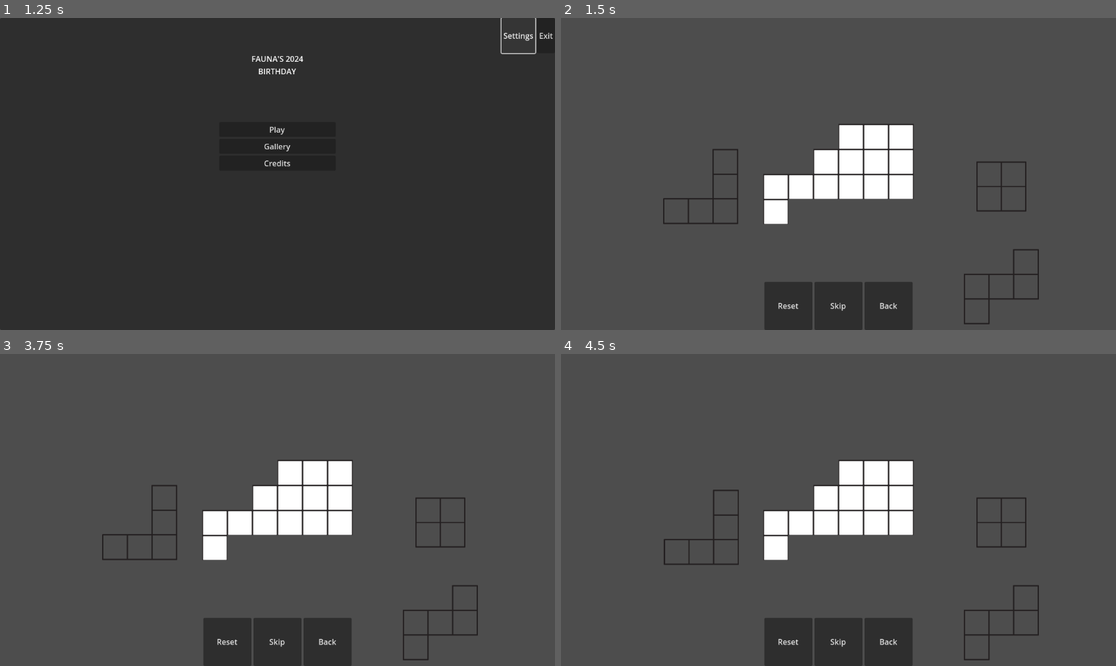
Above: before the commit, frames 1-4 (two rows, left to right).
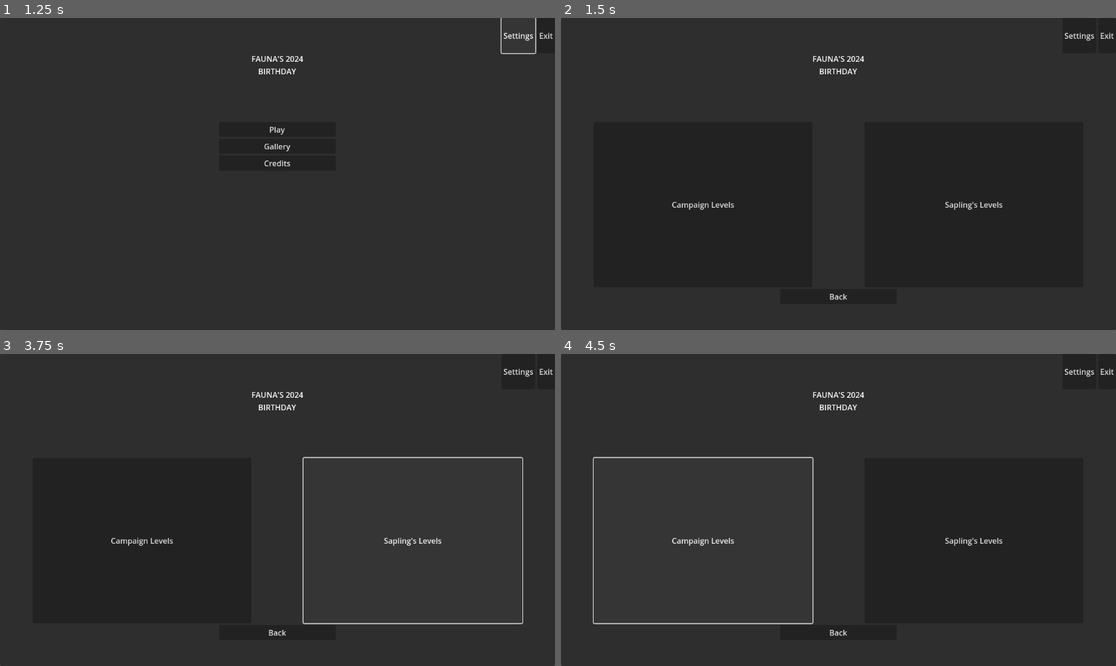
Above: after the commit, the same moments.

Repository: Saplings-Projects/Birthday-2024
Game: Godot game, scene res://MainScenes/main_menu.tscn
Two runs of this game, one before a commit and one after it. Both use one fixed random seed, a clock stepped at 60 frames per second and the inputs below.
Inputs (mouse positions are in pixels of both pictures, inside the frame that each line leads up to):
- Up to frame 1 (1.25 s): click "Settings" at 0.5 s
- Up to frame 2 (1.5 s): click "Play" at 1.25 s
- Up to frame 3 (3.75 s): click "Back" at 2 s; click "Play" at 2.75 s; click (410, 541) at 3.5 s, where only the run after the commit has a clickable "Sapling's Levels"
- Up to frame 4 (4.5 s): click (705, 541) at 4.25 s, where only the run after the commit has a clickable "Campaign Levels"

Frame 1 is identical in both runs. In frame 2, 95% of the frame differs, in the area x 0-100%, y 0-100%; in frame 3, 77%; in frame 4, 76%.

Commit message:
added campaign selection screen and connected it to main menu

Diff:
--- /dev/null
+++ b/Birthday-2024-Project/ScenePrefabs/CampaignSelectMenu.tscn
@@ -0,0 +1,109 @@
+[gd_scene load_steps=2 format=3 uid="uid://4kktp1gwthbt"]
+
+[ext_resource type="Script" path="res://Scripts/UI/LevelSelectMenus/CampaignSelectMenu.gd" id="1_6dpno"]
+
+[node name="CampaignSelectMenu" type="Control"]
+layout_mode = 3
+anchors_preset = 15
+anchor_right = 1.0
+anchor_bottom = 1.0
+grow_horizontal = 2
+grow_vertical = 2
+script = ExtResource("1_6dpno")
+
+[node name="Panel" type="Panel" parent="."]
+layout_mode = 1
+anchors_preset = 15
+anchor_right = 1.0
+anchor_bottom = 1.0
+grow_horizontal = 2
+grow_vertical = 2
+
+[node name="Title" type="Label" parent="Panel"]
+layout_mode = 1
+anchors_preset = 14
+anchor_top = 0.5
+anchor_right = 1.0
+anchor_bottom = 0.5
+offset_top = -251.0
+offset_bottom = -108.0
+grow_horizontal = 2
+grow_vertical = 2
+size_flags_horizontal = 4
+text = "FAUNA'S 2024
+BIRTHDAY"
+horizontal_alignment = 1
+
+[node name="Utility Buttons" type="HBoxContainer" parent="Panel"]
+layout_mode = 1
+anchors_preset = 10
+anchor_right = 1.0
+offset_bottom = 73.0
+grow_horizontal = 2
+alignment = 2
+
+[node name="Settings Button" type="Button" parent="Panel/Utility Buttons"]
+layout_mode = 2
+text = "Settings"
+
+[node name="Exit Button" type="Button" parent="Panel/Utility Buttons"]
+layout_mode = 2
+text = "Exit"
+
+[node name="All Buttons" type="VBoxContainer" parent="Panel"]
+layout_mode = 1
+anchors_preset = 7
+anchor_left = 0.5
+anchor_top = 1.0
+anchor_right = 0.5
+anchor_bottom = 1.0
+offset_left = -504.0
+offset_top = -432.0
+offset_right = 504.0
+grow_horizontal = 2
+grow_vertical = 0
+
+[node name="Campaign Select ButtonsContainer" type="HBoxContainer" parent="Panel/All Buttons"]
+layout_mode = 2
+size_flags_vertical = 3
+
+[node name="Campaign Levels" type="Button" parent="Panel/All Buttons/Campaign Select ButtonsContainer"]
+layout_mode = 2
+size_flags_horizontal = 3
+text = "Campaign Levels"
+
+[node name="Separator" type="MarginContainer" parent="Panel/All Buttons/Campaign Select ButtonsContainer"]
+custom_minimum_size = Vector2(100, 0)
+layout_mode = 2
+
+[node name="Sapling\'s Levels" type="Button" parent="Panel/All Buttons/Campaign Select ButtonsContainer"]
+layout_mode = 2
+size_flags_horizontal = 3
+text = "Sapling's Levels"
+
+[node name="Back Button Container" type="HBoxContainer" parent="Panel/All Buttons"]
+custom_minimum_size = Vector2(0, 31)
+layout_mode = 2
+
+[node name="LeftMargin" type="MarginContainer" parent="Panel/All Buttons/Back Button Container"]
+custom_minimum_size = Vector2(383, 0)
+layout_mode = 2
+
+[node name="Back Button" type="Button" parent="Panel/All Buttons/Back Button Container"]
+custom_minimum_size = Vector2(242, 0)
+layout_mode = 2
+text = "Back"
+
+[node name="Right Margin" type="MarginContainer" parent="Panel/All Buttons/Back Button Container"]
+custom_minimum_size = Vector2(383, 0)
+layout_mode = 2
+
+[node name="Bottom Margin" type="MarginContainer" parent="Panel/All Buttons"]
+custom_minimum_size = Vector2(0, 50)
+layout_mode = 2
+
+[connection signal="button_up" from="Panel/Utility Buttons/Settings Button" to="." method="on_settings_clicked"]
+[connection signal="button_up" from="Panel/Utility Buttons/Exit Button" to="." method="on_exit_clicked"]
+[connection signal="button_up" from="Panel/All Buttons/Campaign Select ButtonsContainer/Campaign Levels" to="." method="_on_campaign_levels_clicked"]
+[connection signal="button_up" from="Panel/All Buttons/Campaign Select ButtonsContainer/Sapling's Levels" to="." method="_on_saplings_levels_clicked"]
+[connection signal="button_up" from="Panel/All Buttons/Back Button Container/Back Button" to="." method="on_back_clicked"]
--- a/Birthday-2024-Project/ScenePrefabs/MainMenuUiManager.tscn
+++ b/Birthday-2024-Project/ScenePrefabs/MainMenuUiManager.tscn
@@ -1,12 +1,14 @@
-[gd_scene load_steps=4 format=3 uid="uid://gfva2owqvlhw"]
+[gd_scene load_steps=5 format=3 uid="uid://gfva2owqvlhw"]
 
 [ext_resource type="Script" path="res://Scripts/UI/MainMenu/MainMenuUiManager.gd" id="1_lofx7"]
 [ext_resource type="Script" path="res://Scripts/UI/MainMenu/MainMenuStartScreen.gd" id="2_n7aum"]
+[ext_resource type="PackedScene" uid="uid://4kktp1gwthbt" path="res://ScenePrefabs/CampaignSelectMenu.tscn" id="3_qksbd"]
 [ext_resource type="Script" path="res://Scripts/UI/MainMenu/States/MainMenuUiStartState.gd" id="3_vnjds"]
 
-[node name="MainMenuUiManager" type="CanvasLayer" node_paths=PackedStringArray("start_screen", "start_state")]
+[node name="MainMenuUiManager" type="CanvasLayer" node_paths=PackedStringArray("start_screen", "campaign_select", "start_state")]
 script = ExtResource("1_lofx7")
 start_screen = NodePath("StartScreen")
+campaign_select = NodePath("CampaignSelectMenu")
 start_state = NodePath("States/MainMenuUiStartState")
 
 [node name="StartScreen" type="Control" parent="." node_paths=PackedStringArray("credits_button", "exit_button", "gallery_button", "play_button", "settings_button")]
@@ -87,6 +89,9 @@
 layout_mode = 2
 text = "Exit"
 
+[node name="CampaignSelectMenu" parent="." instance=ExtResource("3_qksbd")]
+visible = false
+
 [node name="States" type="Control" parent="."]
 layout_mode = 3
 anchors_preset = 0
@@ -98,3 +103,9 @@
 offset_right = 40.0
 offset_bottom = 40.0
 script = ExtResource("3_vnjds")
+
+[connection signal="back_main_menu" from="CampaignSelectMenu" to="States/MainMenuUiStartState" method="_on_back_to_main_menu_clicked"]
+[connection signal="exit_game" from="CampaignSelectMenu" to="States/MainMenuUiStartState" method="_on_exit_clicked"]
+[connection signal="open_campaign_levels" from="CampaignSelectMenu" to="States/MainMenuUiStartState" method="_on_campaign_levels_clicked"]
+[connection signal="open_saplings_levels" from="CampaignSelectMenu" to="States/MainMenuUiStartState" method="_on_saplings_levels_clicked"]
+[connection signal="open_settings_window" from="CampaignSelectMenu" to="States/MainMenuUiStartState" method="_on_settings_clicked"]
--- /dev/null
+++ b/Birthday-2024-Project/Scripts/UI/LevelSelectMenus/CampaignSelectMenu.gd
@@ -0,0 +1,29 @@
+class_name CampaignSelectMenu
+extends Control
+
+
+signal back_main_menu
+signal exit_game
+signal open_settings_window
+signal open_campaign_levels
+signal open_saplings_levels
+
+
+func on_back_clicked():
+	back_main_menu.emit()
+
+
+func on_exit_clicked():
+	exit_game.emit()
+
+
+func on_settings_clicked():
+	open_settings_window.emit()
+
+
+func _on_campaign_levels_clicked():
+	open_campaign_levels.emit()
+
+
+func _on_saplings_levels_clicked():
+	open_saplings_levels.emit()
--- a/Birthday-2024-Project/Scripts/UI/MainMenu/MainMenuUiManager.gd
+++ b/Birthday-2024-Project/Scripts/UI/MainMenu/MainMenuUiManager.gd
@@ -6,6 +6,7 @@
 
 @export_group("Screens")
 @export var start_screen: MainMenuStartScreen
+@export var campaign_select: CampaignSelectMenu
 
 @export_group("States")
 @export var start_state: MainMenuUiStartState
@@ -29,8 +30,15 @@
 	start_screen.show()
 
 
+func show_campaign_select():
+	_disable_all_screans()
+	campaign_select.show()
+
+
 func _disable_all_screans():
 	start_screen.hide()
+	campaign_select.hide()
+
 
 
 func _switch_state(state: MainMenuUiState):
--- a/Birthday-2024-Project/Scripts/UI/MainMenu/States/MainMenuUiStartState.gd
+++ b/Birthday-2024-Project/Scripts/UI/MainMenu/States/MainMenuUiStartState.gd
@@ -18,12 +18,25 @@
 
 
 func _on_play_clicked():
-	_state.play()
+	_ui_manager.show_campaign_select()
+	#_state.play()
 
 
 func _on_settings_clicked():
 	# TODO: Pull up a settings screen.
 	print("_on_settings_clicked is not implemented in MainMenuUiStartState")
+
+
+func _on_campaign_levels_clicked():
+	print("_on_campaign_levels_clicked is not implemented in MainMenuUiStartState")
+
+
+func _on_saplings_levels_clicked():
+	print("_on_saplings_levels_clicked is not implemented in MainMenuUiStartState")
+
+
+func _on_back_to_main_menu_clicked():
+	_ui_manager.show_start_screen()
 
 
 #region MainMenuUiState
